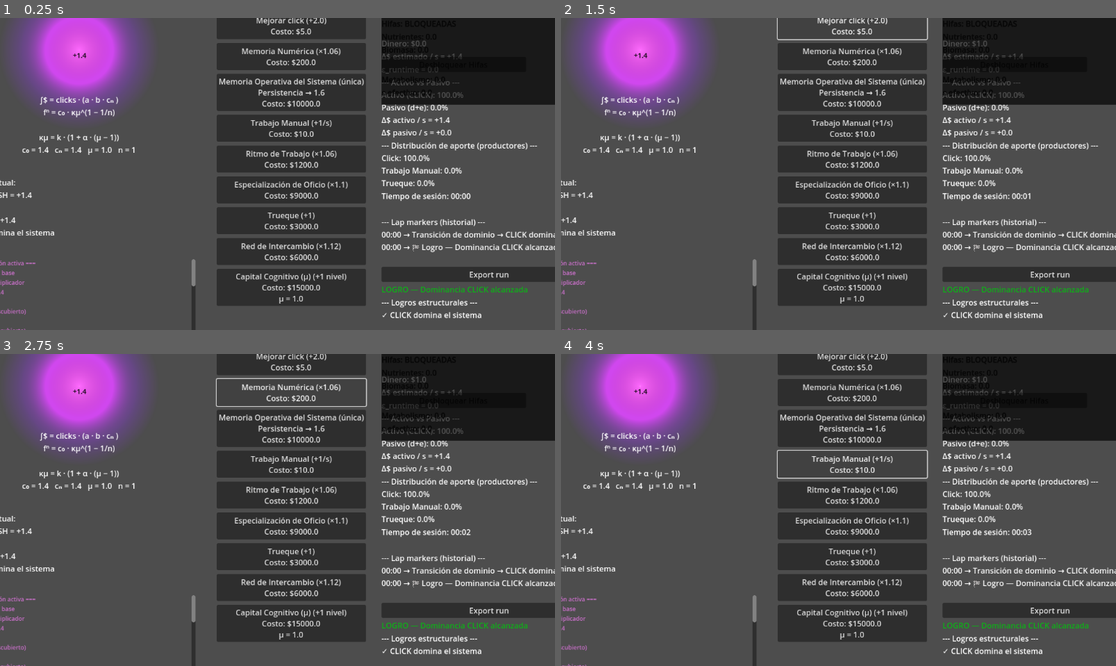
Above: before the commit, frames 1-4 (two rows, left to right).
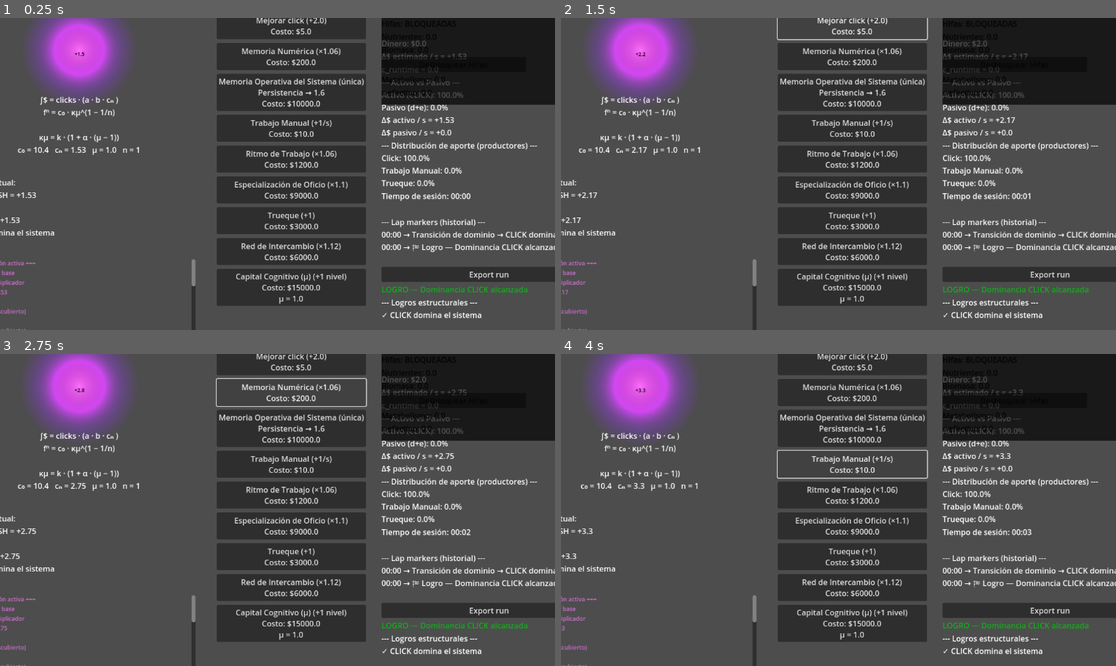
Above: after the commit, the same moments.

Repository: amurito/godot-idle-game
Game: Godot game, scene res://main.tscn
The game is run twice, just before and just after one commit, with the same random seed, the same clock (stepped at 60 frames per second) and the same inputs.
Inputs (mouse positions are in pixels of both pictures, inside the frame that each line leads up to):
- Up to frame 1 (0.25 s): no input
- Up to frame 2 (1.5 s): click (638, 49) at 0.5 s; click "Mejorar click (+2.0) Costo: $…" at 1.25 s
- Up to frame 3 (2.75 s): click "Memoria Numérica (×1.06) Cost…" at 2 s
- Up to frame 4 (4 s): click "Memoria Operativa del Sistema…" at 2.75 s; click "Trabajo Manual (+1/s) Costo: …" at 3.5 s

The runs differ from the first frame. In frame 1, 5.6% of the frame differs, in the area x 0-84%, y 0-89%; in frame 2, 5.6%; in frame 3, 5.6%; in frame 4, 5.5%.

Commit message:
v0.8.2 – Reactor growth curve refined + fungi DLC visual coupling

Diff:
--- a/ReactorVisual.gd
+++ b/ReactorVisual.gd
@@ -13,6 +13,10 @@
 
 var max_display_power := 100.0
 var current_power := 0.0
+var fungi_influence := 0.0
+
+func apply_fungi_influence(v: float):
+	fungi_influence = v
 
 func set_power(p):
 	current_power = p
@@ -25,16 +29,26 @@
 		base_scale = base / 200.0
 		scale = Vector2.ONE * base_scale
 
+func get_growth_factor(norm: float) -> float:
+	# curva lenta al inicio, fuerte cerca de 1
+	return clamp(log(1.0 + norm * 4.0), 0.0, 1.4)
 func get_norm_power() -> float:
-	# Log-scale: 0 → 1 → 10 → 100 → 1000 produce crecimiento visible
-	return log(current_power + 1.0) / log(max_display_power + 1.0)
+	if max_display_power <= 0.0:
+		return 0.0
+	return clamp(current_power / max_display_power, 0.0, 1.5)
+func set_particle_size(mult: float):
+	if particles.process_material and particles.process_material is ParticleProcessMaterial:
+		var mat := particles.process_material as ParticleProcessMaterial
+		mat.scale_min = 0.6 * mult
+		mat.scale_max = 1.2 * mult
 
 func _process(delta):
-	# Normalización 0 → 1
 	var norm = get_norm_power()
+	var growth = get_growth_factor(norm)
+	var particle_growth = lerp(0.8, 2.2, growth)
+	set_particle_size(particle_growth)
 
-	# crecimiento estructural
-	var size_growth = lerp(0.9, 2.6, pow(norm, 0.7))
+	var size_growth = lerp(1.0, 1.75, growth)
 	scale = Vector2.ONE * base_scale * size_growth
 	if norm > 1.0:
 		saturation = min(1.0, saturation + (norm - 1.0) * 0.02)
@@ -60,6 +74,9 @@
 	var color = calm.lerp(hot, activity)
 	color = color.lerp(chaotic, saturation)
 	core.modulate = color
+	# Influencia micelial: estabiliza y enfría
+	var fungi_tint = Color(0.78, 0.3, 1.0)
+	core.modulate = core.modulate.lerp(fungi_tint, fungi_influence * 0.25)
 
 	label.text = "+" + str(snapped(current_power, 0.1))
 
--- a/fungi_ui.gd
+++ b/fungi_ui.gd
@@ -95,6 +95,8 @@
 	var absorption = clamp(epsilon_runtime * 0.4, 0.0, epsilon_runtime)
 	epsilon_effective = epsilon_runtime - absorption
 	main.nutrientes += absorption * 5.0
+func get_visual_strength() -> float:
+	return clamp(log(1.0 + biomass) / 3.0, 0.0, 1.0)
 
 func update_ui():
 	if hifas_unlocked:
--- a/main.gd
+++ b/main.gd
@@ -31,7 +31,7 @@
 var click_multiplier_upgrade_cost: float = 200.0
 
 # Persistencia base estructural (c₀)
-var persistence_base: float = 1.4
+var persistence_base: float = 10.4
 # Estado dinámico observado (cₙ)
 var persistence_dynamic: float = 1.4
 
